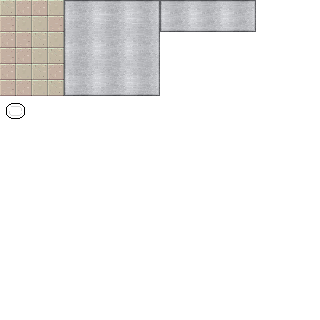
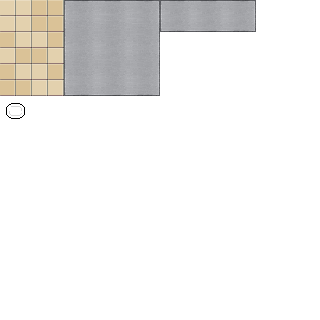
The second w=320, h=320 image is a revision of the first. Changes to its layers:
added layer "Layer 1" (61%) above "Benches" over [66, 2, 254, 94]
painted on "Floor Tiles" over [0, 0, 64, 96]
